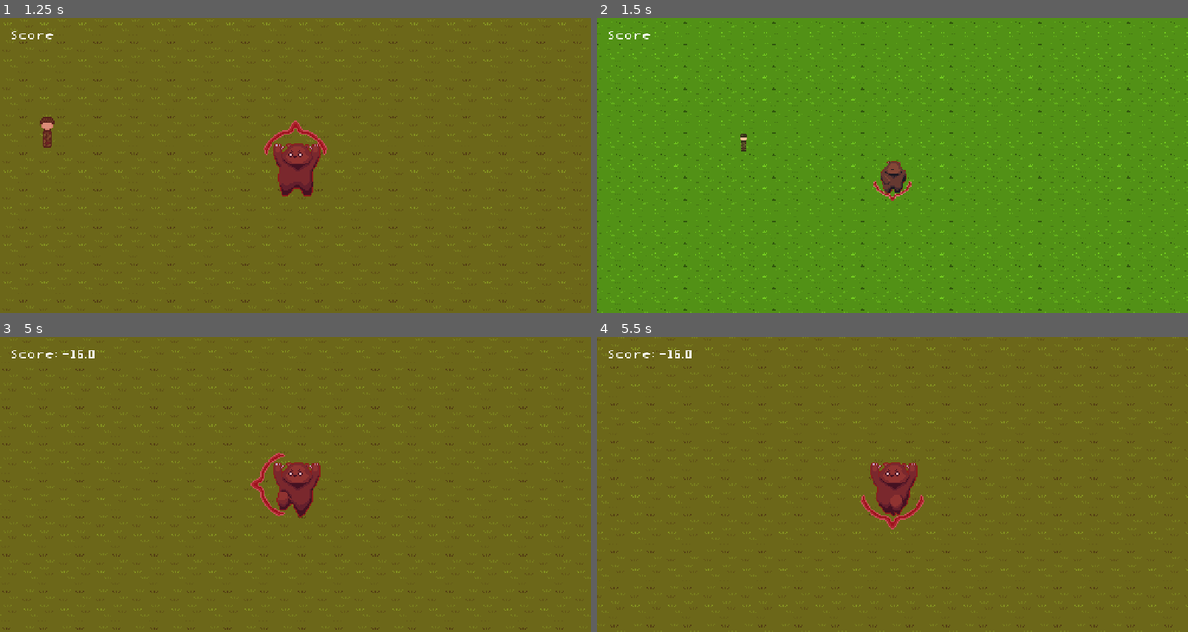
Above: before the commit, frames 1-4 (two rows, left to right).
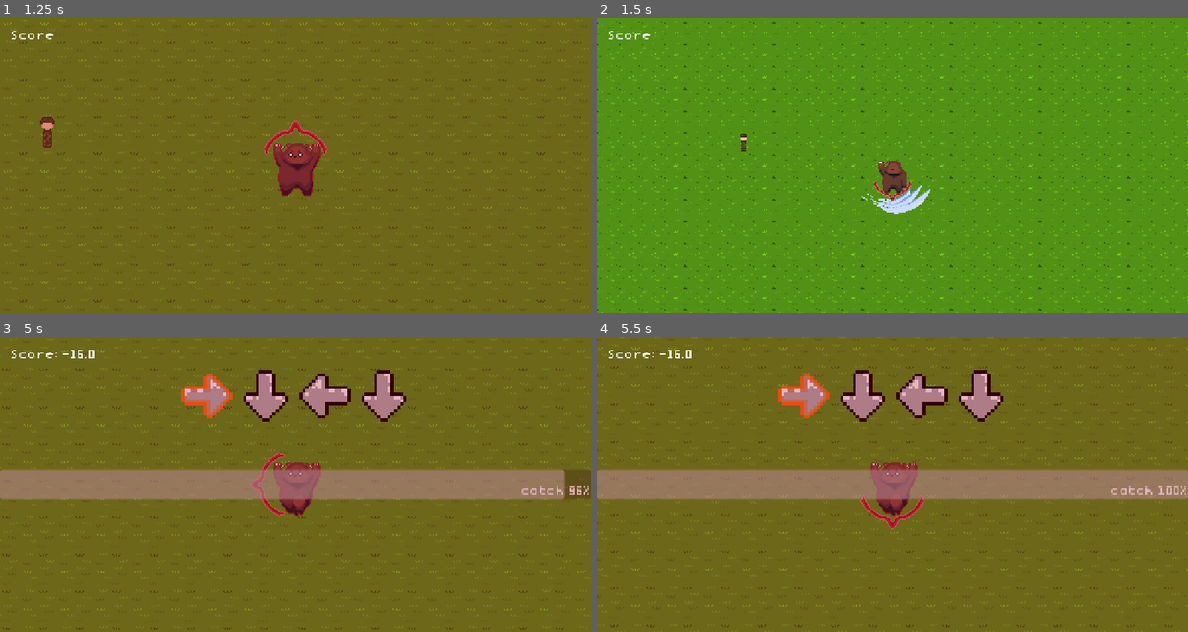
Above: after the commit, the same moments.

Repository: chezzyalfredo/gamename_gamejam_2026
Game: Godot game, scene res://Scenes/Play_Game.tscn
Two runs of this game, one before a commit and one after it. Both use one fixed random seed, a clock stepped at 60 frames per second and the inputs below. The project has no main scene, so this scene is started directly.
Inputs:
- Up to frame 1 (1.25 s): tap Enter at 0.5 s; hold Right (ui_right) from 0.53 s (still down); tap R at 0.6 s; tap Space at 0.77 s
- Up to frame 2 (1.5 s): tap Space at 1.25 s; release Right (ui_right) at 1.28 s; hold Down (ui_down) from 1.28 s (still down); tap X at 1.35 s
- Up to frame 3 (5 s): tap Space at 1.52, 3.02, 3.77, 4.52 s; release Down (ui_down) at 2.03 s; hold Right (ui_right) 2.03-2.78 s; tap T at 2.1 s; hold Up (ui_up) 2.78-3.53 s; tap Z at 2.85 s; hold Left (ui_left) from 3.53 s (still down); tap R at 3.6 s; tap X at 4.35 s
- Up to frame 4 (5.5 s): release Left (ui_left) at 5.03 s; hold Down (ui_down) from 5.03 s (still down); tap T at 5.1 s

Frame 1 is identical in both runs. In frame 2, 0.5% of the frame differs, in the area x 44-57%, y 48-67%; in frame 3, 14%, in the area x 0-100%, y 11-62%; in frame 4, 13%.

Commit message:
20260410 - Sprites adjustments and more animations added

Diff:
--- a/Scenes/Player.gd
+++ b/Scenes/Player.gd
@@ -10,6 +10,7 @@
 var attack_cd: bool = false
 var enraged: bool = false
 var caught: bool = false
+var animation_locked: bool = false
 
 
 func _ready() -> void:
@@ -123,14 +124,23 @@
 	move_and_slide()
 	global_position = global_position.round()
 
-var attack_visible_time: float = 0.1
+var attack_visible_time: float = 0.2
 func _use_attack() -> void:
+	if attack_cd:
+		return
+	animation_locked = true
+	if enraged:
+		$AnimationPlayer.play("enrage_attack_left")
+	else:
+		$AnimationPlayer.play("left_attack")
+	await get_tree().create_timer(0.1).timeout
 	claw_attack.visible = true
 	$"Directional Indicator/ClawAttack/Attack_Hitbox".monitoring = true
 	await get_tree().create_timer(attack_visible_time).timeout
 	claw_attack.visible = false
 	$"Directional Indicator/ClawAttack/Attack_Hitbox".monitoring = false
 	attack_cooldown_init()
+	animation_locked = false
 
 var attack_cd_timer: float = 0.5
 func attack_cooldown_init() -> void:
@@ -150,6 +160,8 @@
 		animation_player.play("idle")
 
 func caught_toggle() -> void:
+	if caught:
+		return
 	caught = true
 	ui.toggle_sequencer_visibility()
 	$AnimationPlayer.play("caught")
@@ -172,21 +184,24 @@
 var rolling : bool = false
 var rolling_cd : bool = false
 var roll_speed : float = 800
-var roll_duration : float = 0.2
+var roll_duration : float = 0.3
 var rolling_cd_time : float = 7.0
 func bearrel_roll() -> void:
 	if rolling:
 		return
+	animation_locked = true
 	print(rolling_cd)
 	if rolling_cd:
 		ui.adjust_score(-rolling_cd_time)
 	rolling = true
 	var direction = Vector2.UP.rotated($"Directional Indicator".rotation)
+	$AnimationPlayer.play("bearrel_roll")
 	velocity = direction * roll_speed
 	await get_tree().create_timer(roll_duration).timeout
 	velocity = Vector2.ZERO
 	rolling = false
 	roll_cd_timer()
+	animation_locked = false
 
 func roll_cd_timer() -> void:
 	print("roll timer debug")
@@ -196,6 +211,7 @@
 
 func hit_by_bola(bola: Bola) -> void:
 	if caught:
-		return
-	caught_toggle()
+		ui.adjust_score(-50.0)
+	else:
+		caught_toggle()
 	print("Player hit by:", bola)
--- a/Scenes/Player.tscn
+++ b/Scenes/Player.tscn
@@ -25,21 +25,6 @@
 "values": [Vector2i(0, 1), Vector2i(1, 1), Vector2i(0, 1), Vector2i(1, 1), Vector2i(0, 1), Vector2i(1, 1), Vector2i(0, 1), Vector2i(1, 1)]
 }
 
-[sub_resource type="Animation" id="Animation_megsn"]
-length = 0.001
-tracks/0/type = "value"
-tracks/0/imported = false
-tracks/0/enabled = true
-tracks/0/path = NodePath("Sprite2D:frame_coords")
-tracks/0/interp = 1
-tracks/0/loop_wrap = true
-tracks/0/keys = {
-"times": PackedFloat32Array(0),
-"transitions": PackedFloat32Array(1),
-"update": 1,
-"values": [Vector2i(0, 1)]
-}
-
 [sub_resource type="Animation" id="Animation_yoq75"]
 resource_name = "walk_left"
 length = 0.4
@@ -207,22 +192,122 @@
 tracks/0/interp = 1
 tracks/0/loop_wrap = true
 tracks/0/keys = {
-"times": PackedFloat32Array(0.03333334),
+"times": PackedFloat32Array(0),
 "transitions": PackedFloat32Array(1),
 "update": 1,
 "values": [Vector2i(0, 2)]
+}
+
+[sub_resource type="Animation" id="Animation_megsn"]
+resource_name = "left_attack"
+length = 0.4
+tracks/0/type = "value"
+tracks/0/imported = false
+tracks/0/enabled = true
+tracks/0/path = NodePath("Sprite2D:frame_coords")
+tracks/0/interp = 1
+tracks/0/loop_wrap = true
+tracks/0/keys = {
+"times": PackedFloat32Array(0, 0.2, 0.3),
+"transitions": PackedFloat32Array(1, 1, 1),
+"update": 1,
+"values": [Vector2i(0, 4), Vector2i(1, 4), Vector2i(0, 2)]
+}
+
+[sub_resource type="Animation" id="Animation_5v66d"]
+length = 0.001
+tracks/0/type = "value"
+tracks/0/imported = false
+tracks/0/enabled = true
+tracks/0/path = NodePath("Sprite2D:frame_coords")
+tracks/0/interp = 1
+tracks/0/loop_wrap = true
+tracks/0/keys = {
+"times": PackedFloat32Array(0),
+"transitions": PackedFloat32Array(1),
+"update": 1,
+"values": [Vector2i(0, 1)]
+}
+
+[sub_resource type="Animation" id="Animation_x63xi"]
+resource_name = "right_attack"
+length = 0.3
+tracks/0/type = "value"
+tracks/0/imported = false
+tracks/0/enabled = true
+tracks/0/path = NodePath("Sprite2D:frame_coords")
+tracks/0/interp = 1
+tracks/0/loop_wrap = true
+tracks/0/keys = {
+"times": PackedFloat32Array(0, 0.2),
+"transitions": PackedFloat32Array(1, 1),
+"update": 1,
+"values": [Vector2i(2, 4), Vector2i(3, 4)]
+}
+
+[sub_resource type="Animation" id="Animation_i2e8t"]
+resource_name = "enrage_attack_left"
+length = 0.4
+tracks/0/type = "value"
+tracks/0/imported = false
+tracks/0/enabled = true
+tracks/0/path = NodePath("Sprite2D:frame_coords")
+tracks/0/interp = 1
+tracks/0/loop_wrap = true
+tracks/0/keys = {
+"times": PackedFloat32Array(0, 0.2, 0.3),
+"transitions": PackedFloat32Array(1, 1, 1),
+"update": 1,
+"values": [Vector2i(0, 3), Vector2i(4, 4), Vector2i(0, 3)]
+}
+
+[sub_resource type="Animation" id="Animation_qidb7"]
+resource_name = "enrage_attack_right"
+length = 0.3
+tracks/0/type = "value"
+tracks/0/imported = false
+tracks/0/enabled = true
+tracks/0/path = NodePath("Sprite2D:frame_coords")
+tracks/0/interp = 1
+tracks/0/loop_wrap = true
+tracks/0/keys = {
+"times": PackedFloat32Array(0, 0.2),
+"transitions": PackedFloat32Array(1, 1),
+"update": 1,
+"values": [Vector2i(3, 3), Vector2i(5, 4)]
+}
+
+[sub_resource type="Animation" id="Animation_70hv0"]
+resource_name = "bearrel_roll"
+length = 0.3
+tracks/0/type = "value"
+tracks/0/imported = false
+tracks/0/enabled = true
+tracks/0/path = NodePath("Sprite2D:frame_coords")
+tracks/0/interp = 1
+tracks/0/loop_wrap = true
+tracks/0/keys = {
+"times": PackedFloat32Array(0, 0.1, 0.2),
+"transitions": PackedFloat32Array(1, 1, 1),
+"update": 1,
+"values": [Vector2i(0, 5), Vector2i(1, 5), Vector2i(0, 5)]
 }
 
 [sub_resource type="AnimationLibrary" id="AnimationLibrary_nn08x"]
 _data = {
-&"RESET": SubResource("Animation_megsn"),
+&"RESET": SubResource("Animation_5v66d"),
+&"bearrel_roll": SubResource("Animation_70hv0"),
 &"caught": SubResource("Animation_bhhdu"),
+&"enrage_attack_left": SubResource("Animation_i2e8t"),
+&"enrage_attack_right": SubResource("Animation_qidb7"),
 &"enrage_back": SubResource("Animation_arntx"),
 &"enrage_front": SubResource("Animation_lslt6"),
 &"enrage_idle": SubResource("Animation_1iu4k"),
 &"enrage_left": SubResource("Animation_o3h8g"),
 &"enrage_right": SubResource("Animation_1e7my"),
 &"idle": SubResource("Animation_ulo2v"),
+&"left_attack": SubResource("Animation_megsn"),
+&"right_attack": SubResource("Animation_x63xi"),
 &"standing_idle": SubResource("Animation_m0x7a"),
 &"walk_back": SubResource("Animation_glx4g"),
 &"walk_front": SubResource("Animation_miouo"),
@@ -240,9 +325,9 @@
 
 [node name="Sprite2D" type="Sprite2D" parent="."]
 texture = ExtResource("2_bhhdu")
-hframes = 7
-vframes = 4
-frame = 7
+hframes = 8
+vframes = 6
+frame = 8
 
 [node name="AnimationPlayer" type="AnimationPlayer" parent="."]
 libraries = {
@@ -270,7 +355,7 @@
 monitoring = false
 
 [node name="CollisionPolygon2D" type="CollisionPolygon2D" parent="Directional Indicator/ClawAttack/Attack_Hitbox"]
-polygon = PackedVector2Array(-39, -22, -29, -19, -5, -32, 22, -26, 30, -46, 1, -47, -20, -44, -35, -33)
+polygon = PackedVector2Array(-53, -19, -53, -23, -50, -30, -41, -41, -38, -44, -33, -47, -27, -50, -25, -51, -18, -53, -7, -55, 0, -55, 9, -53, 46, -31, 27, -13, 20, -23, 6, -30, -6, -30, -18, -25, -24, -17, -41, -14)
 
 [node name="InteractionArea" type="Area2D" parent="."]
 collision_mask = 3
--- a/States/move_state.gd
+++ b/States/move_state.gd
@@ -46,6 +46,8 @@
 	print(player.global_position)
 
 func update_animation(input_dir: Vector2) -> void:
+	if player.animation_locked:
+		return
 	var anim := "walk_left"
 	if enraged:
 		anim = "enrage_left"
Not shown: 1 places in Scenes/Player.tscn that only renumber resources
Binary file changed: Sprites/Claw_Attack.aseprite
Binary file changed: Sprites/Claw_Attack.png
Binary file changed: Sprites/bearitrice.aseprite
Binary file changed: Sprites/bearitrice.png
